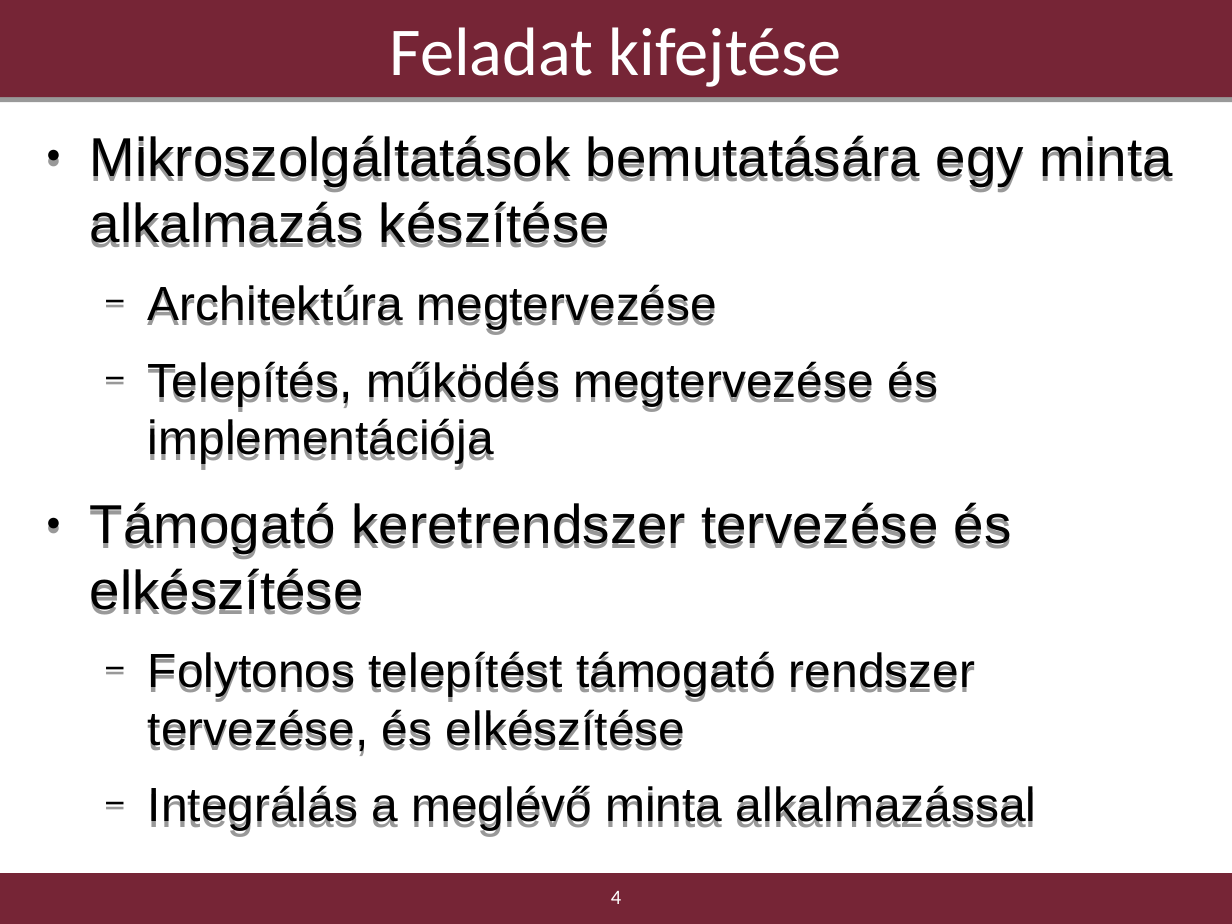
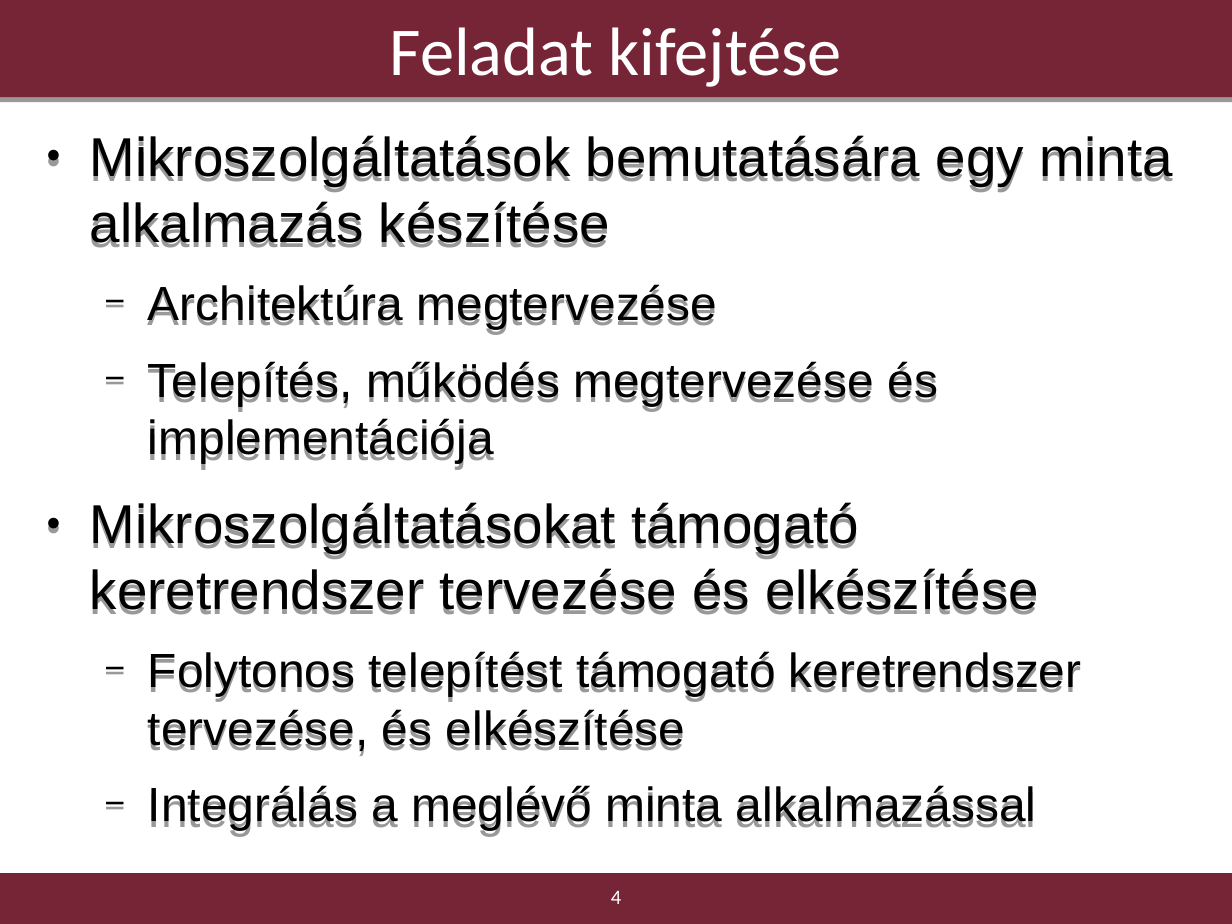
Before and after one commit to borlayda/dipterv2016-microservice, a slide deck: slide 4 of diplomaterv-cykkop.odp. Drawn at 1232x924 pixels with LibreOffice and Linux fonts; fonts in the diff are those of the drawing; background and template pictures are left out. Boxes give left, top, right and bottom in pixels: in the first picture for what was removed or moved away, otherwise in the second. Text is boxed around its words. In the diff, an @@ line names an element or a change of style, - is before the commit and + after.

```diff
--- a/diplomaterv-cykkop.odp
+++ b/diplomaterv-cykkop.odp
@@ text at (90,502,1082,754): text changed; size 28 to 32 pt @@
-● Támogató keretrendszer tervezése és elkészítése
-  − Folytonos telepítést támogató rendszer tervezése, és elkészítése
+● Mikroszolgáltatásokat támogató keretrendszer tervezése és elkészítése
+  − Folytonos telepítést támogató keretrendszer tervezése, és elkészítése
```
Also in this commit, not shown: 3 other slides changed, 8 slides added, 4 slides removed, 1 other file.
